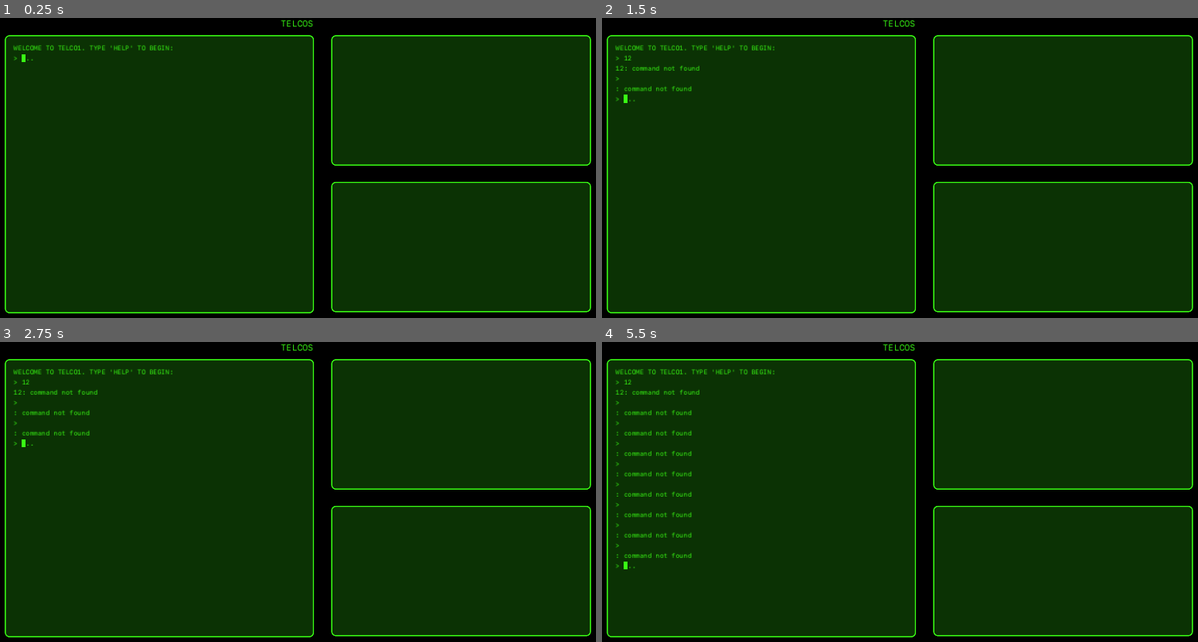
Above: before the commit, frames 1-4 (two rows, left to right).
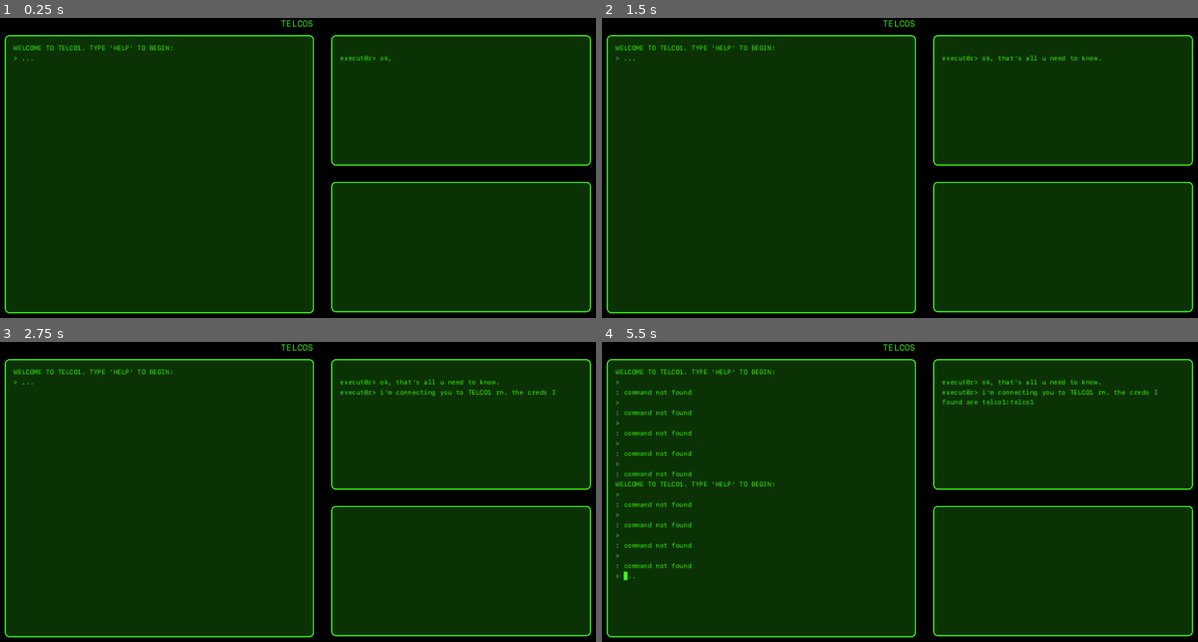
Above: after the commit, the same moments.

Repository: jwhenry28/TELCOS
Game: Godot game, scene res://scenes/main/main.tscn
Same seed, same stepped clock (60 frames per second), same inputs: the game is played once before the commit and once after it. Sound files missing from this copy of the repository are replaced by a short silence.
Inputs (mouse positions are in pixels of both pictures, inside the frame that each line leads up to):
- Up to frame 1 (0.25 s): no input
- Up to frame 2 (1.5 s): click (762, 63) at 0.52 s; type "12" at 0.6 s; tap Enter (cmd_enter) at 1.25, 1.35 s; hold Right from 1.28 s (still down)
- Up to frame 3 (2.75 s): tap Space at 2 s; release Right at 2.03 s; tap Enter (cmd_enter) at 2.1 s
- Up to frame 4 (5.5 s): tap Enter (cmd_enter) at 2.75, 3.05, 3.6, 4.35, 5, 5.3 s; hold Right 2.78-4.28 s; tap Backspace at 2.85, 5.1 s; tap Space at 4.25 s

The runs differ from the first frame. In frame 1, less than 0.1% of the frame differs, in the area x 3-66%, y 12-15%; in frame 2, 0.5%; in frame 3, 0.8%; in frame 4, 1.9%, in the area x 2-94%, y 12-80%.

Commit message:
ugly first draft of tutorial done

Diff:
--- a/assets/cutscenes/test.json
+++ b/assets/cutscenes/test.json
@@ -1,27 +1,11 @@
 {
 	"elements": [
-		{"type": "dialogue", "speaker": "execut0r", "text": "yeah one sec, log onto the sandbox machine"},
-		{"type": "action", "callback": "change_telco", "args": ["sandbox"]},
+		{"type": "dialogue", "speaker": "execut0r", "text": "ok, that's all u need to know."},
+		{"type": "pause", "duration": 1.0},
+		{"type": "dialogue", "speaker": "execut0r", "text": "i'm connecting you to TELCO1 rn. the creds I found are telco1:telco1"},
+		{"type": "action", "callback": "change_telco", "args": ["telco1"]},
 		{"type": "action", "callback": "play_sound", "args": ["dial"]},
 		{"type": "pause", "duration": 2.5},
-		{"type": "dialogue", "speaker": "execut0r", "text": "cool, so the first thing to run is the 'help' command"},
-		{"type": "dialogue", "speaker": "execut0r", "text": "that will show u all the other commands you can run, as the current user on that machine"},
-		{"type": "dialogue", "speaker": "execut0r", "text": "go ahead, run it here"},
-		{"type": "wait_for_state", "query": {"telco": "sandbox", "state_event": "last_cmd", "args": {"cmd": "help"}}},
-		{"type": "dialogue", "speaker": "execut0r", "text": "nice"},
-		{"type": "dialogue", "speaker": "execut0r", "text": "use that when u first bust in to see what's available"},
-		{"type": "pause", "duration": 1.0},
-		{"type": "dialogue", "speaker": "execut0r", "text": "alright, now try 'users'"},
-		{"type": "wait_for_state", "query": {"telco": "sandbox", "state_event": "last_cmd", "args": {"cmd": "users"}}},
-		{"type": "dialogue", "speaker": "execut0r", "text": "awesome. that shows you everyone that's on the machine. good to know who to target"},
-		{"type": "dialogue", "speaker": "execut0r", "text": "speaking of, try to log in as that 'user' user with the auth command: auth user:password"},
-		{"type": "wait_for_state", "query": {"telco": "sandbox", "state_event": "current_user", "args": {"username": "user"}}},
-		{"type": "dialogue", "speaker": "execut0r", "text": "seems to have worked - try the 'whoami' command to see who you are logged in as"},
-		{"type": "wait_for_state", "query": {"telco": "sandbox", "state_event": "last_cmd", "args": {"cmd": "whoami"}}},
-		{"type": "dialogue", "speaker": "execut0r", "text": "pwned"},
-		{"type": "pause", "duration": 1.0},
-		{"type": "dialogue", "speaker": "execut0r", "text": "ok now that you are authenticated as a real user, try 'help' again"},
-		{"type": "wait_for_state", "query": {"telco": "sandbox", "state_event": "last_cmd", "args": {"cmd": "help"}}},
-		{"type": "dialogue", "speaker": "execut0r", "text": "nice, see the new commands? 'user' can run a lot more than 'guest'"},
+		{"type": "action", "callback": "terminal_stdout", "args": ["WELCOME TO TELCO1. TYPE 'HELP' TO BEGIN:"]},
 	]
 }
--- a/assets/cutscenes/tutorial.json
+++ b/assets/cutscenes/tutorial.json
@@ -1,5 +1,5 @@
 {
-	"dialogue": [
+	"elements": [
 		{"type": "dialogue", "speaker": "execut0r", "text": "yo. u there?"},
 		{"type": "pause", "duration": 1.0},
 		{"type": "dialogue", "speaker": "a1rsh1p", "text": "yeah. what's up?"},
@@ -28,12 +28,62 @@
 		{"type": "dialogue", "speaker": "execut0r", "text": "how's your UNIX-fu these days?"},
 		{"type": "dialogue", "speaker": "a1rsh1p", "text": "rusty af, tbh. mind giving me a quick refresher?"},
 		{"type": "dialogue", "speaker": "execut0r", "text": "yeah one sec, log onto the sandbox machine"},
-		{"type": "pause", "duration": 1.0},
 		{"type": "action", "callback": "change_telco", "args": ["sandbox"]},
+		{"type": "action", "callback": "play_sound", "args": ["dial"]},
+		{"type": "pause", "duration": 2.5},
 		{"type": "dialogue", "speaker": "execut0r", "text": "cool, so the first thing to run is the 'help' command"},
 		{"type": "dialogue", "speaker": "execut0r", "text": "that will show u all the other commands you can run, as the current user on that machine"},
 		{"type": "dialogue", "speaker": "execut0r", "text": "go ahead, run it here"},
-		{"type": "user_cmd", "cmd": "help"},
+		{"type": "wait_for_state", "query": {"telco": "sandbox", "state_event": "last_cmd", "args": {"cmd": "help"}}},
 		{"type": "dialogue", "speaker": "execut0r", "text": "nice"},
+		{"type": "dialogue", "speaker": "execut0r", "text": "use that when u first bust in to see what's available"},
+		{"type": "pause", "duration": 1.0},
+		{"type": "dialogue", "speaker": "execut0r", "text": "alright, now try 'users'"},
+		{"type": "wait_for_state", "query": {"telco": "sandbox", "state_event": "last_cmd", "args": {"cmd": "users"}}},
+		{"type": "dialogue", "speaker": "execut0r", "text": "awesome. that shows you everyone that's on the machine. good to know who to target"},
+		{"type": "dialogue", "speaker": "execut0r", "text": "speaking of, try to log in as that 'user' user with the auth command: auth user:password"},
+		{"type": "wait_for_state", "query": {"telco": "sandbox", "state_event": "current_user", "args": {"username": "user"}}},
+		{"type": "dialogue", "speaker": "execut0r", "text": "seems to have worked - try the 'whoami' command to see who you are logged in as"},
+		{"type": "wait_for_state", "query": {"telco": "sandbox", "state_event": "last_cmd", "args": {"cmd": "whoami"}}},
+		{"type": "dialogue", "speaker": "execut0r", "text": "pwned"},
+		{"type": "pause", "duration": 1.0},
+		{"type": "dialogue", "speaker": "execut0r", "text": "ok now that you are authenticated as a real user, try 'help' again"},
+		{"type": "wait_for_state", "query": {"telco": "sandbox", "state_event": "last_cmd", "args": {"cmd": "help"}}},
+		{"type": "dialogue", "speaker": "execut0r", "text": "nice, see the new commands? 'user' can run a lot more than 'guest'"},
+		{"type": "pause", "duration": 1.0},
+		{"type": "dialogue", "speaker": "execut0r", "text": "in TELNIX, files are organized in a \"filesystem\". the filesystem is basically one giant folder, which can contain smaller folder or files"},
+		{"type": "dialogue", "speaker": "execut0r", "text": "for example '/' is the root directory, '/home' is a directory inside the root directory, and '/home/msg.txt' is a file inside the 'home' directory."},
+		{"type": "dialogue", "speaker": "execut0r", "text": "you can view your current directory with the pwd command (print working directory)"},
+		{"type": "wait_for_state", "query": {"telco": "sandbox", "state_event": "last_cmd", "args": {"cmd": "pwd"}}},
+		{"type": "dialogue", "speaker": "execut0r", "text": "the next command i wanna show you is the list command: ls"},
+		{"type": "dialogue", "speaker": "execut0r", "text": "that one will display the files in your current directory"},
+		{"type": "wait_for_state", "query": {"telco": "sandbox", "state_event": "last_cmd", "args": {"cmd": "ls"}}},
+		{"type": "dialogue", "speaker": "execut0r", "text": "run it with the '-l' option to show file permissions tool: ls -l"},
+		{"type": "wait_for_state", "query": {"telco": "sandbox", "state_event": "last_cmd", "args": {"cmd": "ls", "argv_contains_all": ["-l"]}}},
+		{"type": "dialogue", "speaker": "execut0r", "text": "you can also pass the name of a directory to ls to view the contents of that directory instead of your current directory"},
+		{"type": "dialogue", "speaker": "execut0r", "text": "try it, with that .trash folder: ls .trash"},
+		{"type": "wait_for_state", "query": {"telco": "sandbox", "state_event": "last_cmd", "args": {"cmd": "ls", "argv_contains_all": [".trash"]}}},
+		{"type": "dialogue", "speaker": "execut0r", "text": "cool. looks like there is an old file in the trash. you can read it with the 'cat' command: cat .trash/old.txt"},
+		{"type": "dialogue", "speaker": "execut0r", "text": "don't ask me why it's called that..."},
+		{"type": "wait_for_state", "query": {"telco": "sandbox", "state_event": "last_cmd", "args": {"cmd": "cat", "argv_contains_all": [".trash/old.txt"]}}},
+		{"type": "dialogue", "speaker": "execut0r", "text": "last thing ill show u is changing directories. this changes your current directory to whatever you specified"},
+		{"type": "dialogue", "speaker": "execut0r", "text": "try changing into the root directory: cd /"},
+		{"type": "wait_for_state", "query": {"telco": "sandbox", "state_event": "last_cmd", "args": {"cmd": "cd", "argv_contains_all": ["/"]}}},
+		{"type": "dialogue", "speaker": "execut0r", "text": "nice. you can pass a full directory path, or a path relative to your current working directory."},
+		{"type": "dialogue", "speaker": "execut0r", "text": "run ls again, i'll show u what i mean"},
+		{"type": "wait_for_state", "query": {"telco": "sandbox", "state_event": "last_cmd", "args": {"cmd": "ls"}}},
+		{"type": "dialogue", "speaker": "execut0r", "text": "ok see that 'home' folder? cd into it: cd home"},
+		{"type": "wait_for_state", "query": {"telco": "sandbox", "state_event": "last_cmd", "args": {"cmd": "cd", "argv_contains_all": ["home"]}}},
+		{"type": "dialogue", "speaker": "execut0r", "text": "now run pwd again"},
+		{"type": "wait_for_state", "query": {"telco": "sandbox", "state_event": "last_cmd", "args": {"cmd": "pwd"}}},
+		{"type": "dialogue", "speaker": "execut0r", "text": "see how your working directory has changed?"},
+		{"type": "pause", "duration": 1.0},
+		{"type": "dialogue", "speaker": "execut0r", "text": "ok, that's all u need to know."},
+		{"type": "pause", "duration": 1.0},
+		{"type": "dialogue", "speaker": "execut0r", "text": "i'm connecting you to TELCO1 rn. the creds I found are telco1:telco1"},
+		{"type": "action", "callback": "change_telco", "args": ["telco1"]},
+		{"type": "action", "callback": "play_sound", "args": ["dial"]},
+		{"type": "pause", "duration": 2.5},
+		{"type": "action", "callback": "terminal_stdout", "args": ["WELCOME TO TELCO1. TYPE 'HELP' TO BEGIN:"]},
 	]
 }
--- a/scenes/comms/comms.gd
+++ b/scenes/comms/comms.gd
@@ -121,6 +121,8 @@
 		"change_telco":
 			print("comms: changing telco: " + args[0])
 			signal_bus.terminal_change_telco.emit(args[0], "guest")
+		"terminal_stdout":
+			signal_bus.terminal_stdout.emit(args[0])
 
 	comm_state = CommState.READY
 
--- a/scenes/main/main.gd
+++ b/scenes/main/main.gd
@@ -12,8 +12,8 @@
 	telco_network = $"TelcoNetwork"
 	signal_bus = $"SignalBus"
 
-	# print(get_tree_string_pretty())
-	# $"Comms".play_cutscene("test")
+	print(get_tree_string_pretty())
+	$"Comms".play_cutscene("test")
 	print("main: done\n\n")
 
 
@@ -34,12 +34,15 @@
 		"last_cmd":
 			var cmd = ""
 			var argv = []
+			var argv_contains_all = []
 			var success = true
 
 			if "cmd" in args:
 				cmd = args["cmd"]
 			if "argv" in args:
 				argv = args["argv"]
+			if "argv_contains_all" in args:
+				argv_contains_all = args["argv_contains_all"]
 			if "success" in args:
 				success = args["success"]
 
@@ -51,7 +54,16 @@
 			print("last_cmd: ", last_cmd)
 
 			ret = last_cmd["cmd"] == cmd and last_cmd["success"] == success
-			# TODO - check argv
+
+			if ret:
+				for arg in argv_contains_all:
+					print("checking: ", arg)
+					print("last_cmd.argv: ", last_cmd["argv"])
+					print("result: ", last_cmd["argv"].find(arg))
+					if last_cmd["argv"].find(arg) == -1:
+						ret = false
+						print("didnt find it")
+						break
 		"current_user":
 			var username = ""
 
@@ -61,4 +73,5 @@
 			print("comparing ", username, " to ", telco.session.user.username)
 			ret = username == telco.session.user.username
 
+	print("query result: ", ret)
 	return ret
--- a/scenes/telc_os/telc_os.gd
+++ b/scenes/telc_os/telc_os.gd
@@ -561,7 +561,6 @@
 	stdout("dialing...")
 	signal_bus.terminal_change_state.emit("DIALING")
 	send_network_data(telco_name, dst_telco, data)
-	telco_state = TelcoState.DIALING
 	return true
 
 
@@ -610,7 +609,7 @@
 
 	if authenticate_user(username, password):
 		signal_bus.terminal_change_telco.emit(auth_telco_name, username)
-		stdout(auth_telco_name + ": welcome " + username + "!")
+		stdout("WELCOME TO " + auth_telco_name.to_upper() + ". TYPE 'HELP' TO BEGIN:")
 		return true
 	else:
 		stderr("unauthorized")
--- a/scenes/terminal/terminal.gd
+++ b/scenes/terminal/terminal.gd
@@ -9,6 +9,7 @@
 const TERMINAL_GREEN: Color = Color8(57, 255, 20, 255)
 const BG_TERMINAL_GREEN: Color = Color8(11, 50, 4, 255)
 const FONT_SIZE: int = 12
+const DIAL_DURATION: float = 3.0
 
 var last_sibling_index: int
 var old_max_scroll_height: float = 0.0
@@ -43,7 +44,7 @@
 	signal_bus.terminal_stdout.connect(add_to_history)
 	signal_bus.terminal_stderr.connect(_on_stderr)
 	signal_bus.terminal_change_telco.connect(_on_change_telco)
-	signal_bus.terminal_change_state.connect(_on_terminal_state)
+	signal_bus.terminal_change_state.connect(_on_terminal_state_change)
 
 	last_sibling_index = vbox_container.get_child_count() - 2
 	connected_telco = "telco1"
@@ -70,10 +71,12 @@
 			var num_frames: int = 3
 			var duration: int = 3
 			animation_timing += delta
-			var dialing_msg = "dialing" + ".".repeat(int(animation_timing / (1.0 / fps)) % num_frames)
+			var num_dots = int(animation_timing / (1.0 / fps)) % num_frames
+			var dialing_msg = "dialing" + ".".repeat(num_dots)
 			animation_label.text = dialing_msg
 
-			terminal_state = TerminalState.TYPING
+			if animation_timing > DIAL_DURATION:
+				_on_terminal_state_change("TYPING")
 		TerminalState.INACTIVE:
 			pass
 
@@ -126,6 +129,7 @@
 			terminal_noises.get_node("stderr").play()
 	else:
 		var msg = {"text": text, "is_stderr": is_stderr}
+		print("adding to buffer: ", msg)
 		msg_buffer.append(msg)
 
 
@@ -141,7 +145,7 @@
 	telcOS.initialize_session(username)
 
 
-func _on_terminal_state(state: String) -> void:
+func _on_terminal_state_change(state: String) -> void:
 	terminal_state = TerminalState.get(state)
 	# print("terminal_state is now: ", terminal_state)
 
Not shown, changed: assets/telcos/sandbox.xml
